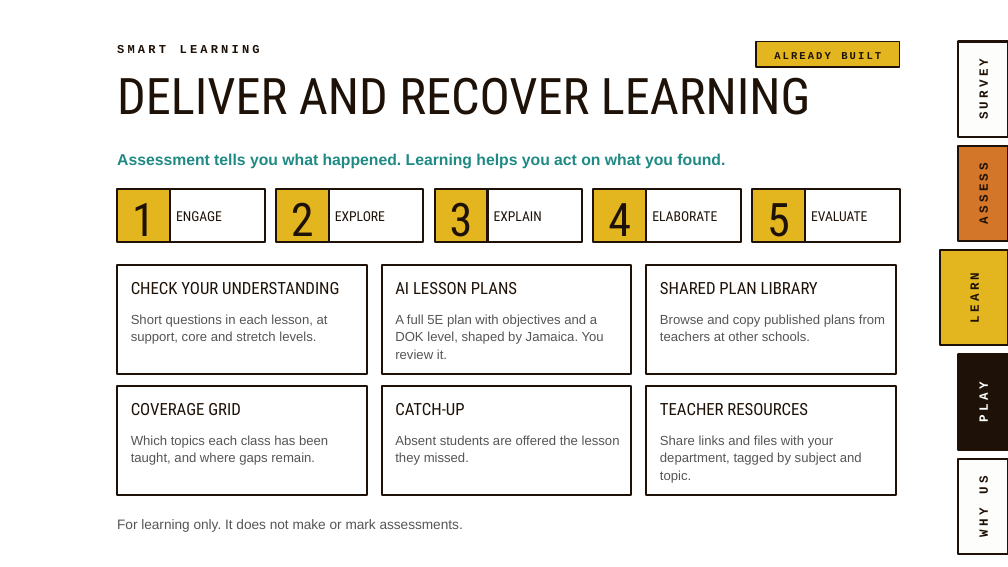
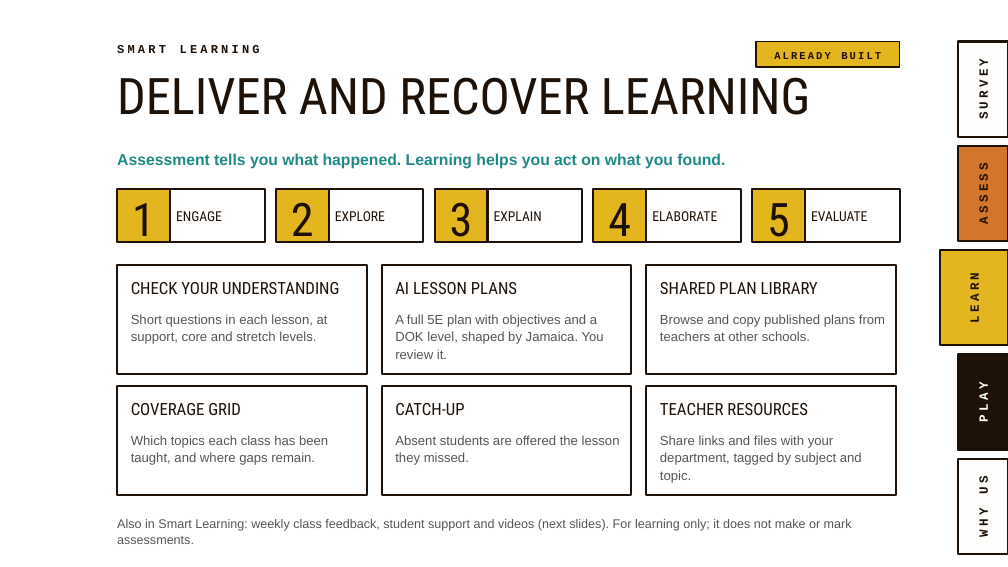
Before and after one commit to MrStevenGordon/exam-platform, a slide deck: slide 14 of marketing/presentation/Smart-Assess-Ja-Manchester-Presentation-v2.pptx. Drawn at 1008x567 pixels with LibreOffice and Linux fonts; fonts in the diff are those of the drawing; background and template pictures are left out. Boxes give left, top, right and bottom in pixels: in the first picture for what was removed or moved away, otherwise in the second. Text is boxed around its words. In the diff, an @@ line names an element or a change of style, - is before the commit and + after.

```diff
--- a/marketing/presentation/Smart-Assess-Ja-Manchester-Presentation-v2.pptx
+++ b/marketing/presentation/Smart-Assess-Ja-Manchester-Presentation-v2.pptx
@@ text at (x1=117, y1=519, x2=852, y2=544): text changed; size 13 to 12 pt @@
-For learning only. It does not make or mark assessments.
+Also in Smart Learning: weekly class feedback, student support and videos (next slides). For learning only; it does not make or mark assessments.
```
Also in this commit, not shown: 3 slides added, 2 other files.
